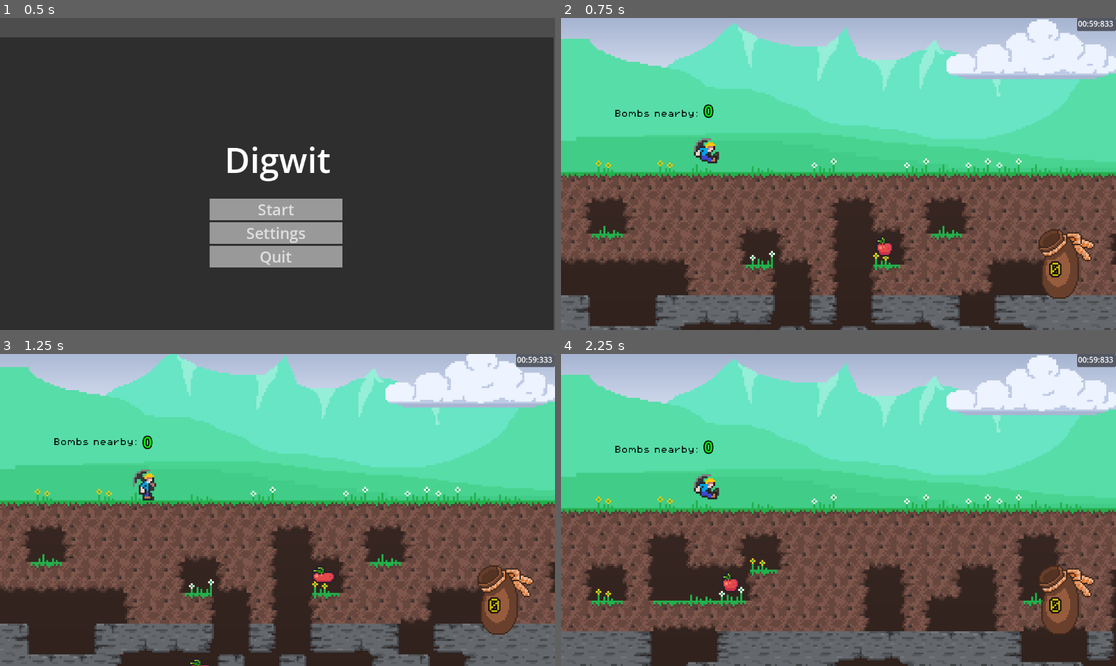
Above: before the commit, frames 1-4 (two rows, left to right).
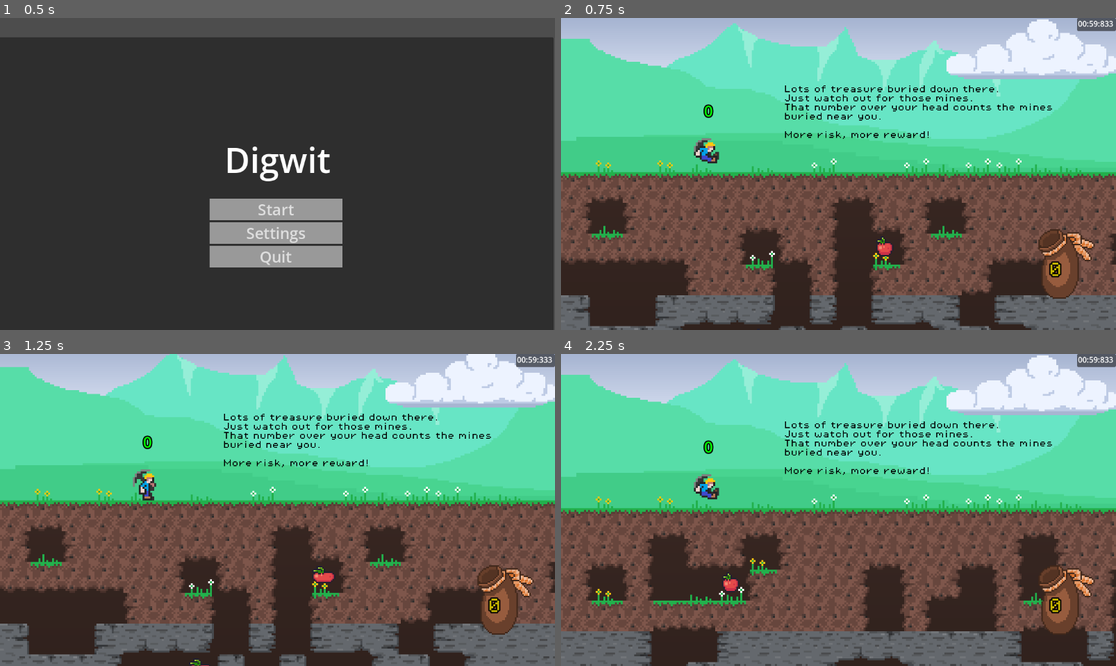
Above: after the commit, the same moments.

Repository: d-v-b/ld58
Game: Godot game, scene res://scenes/main_menu.tscn
The game is run twice, just before and just after one commit, with the same random seed, the same clock (stepped at 60 frames per second) and the same inputs.
Inputs (mouse positions are in pixels of both pictures, inside the frame that each line leads up to):
- Up to frame 1 (0.5 s): no input
- Up to frame 2 (0.75 s): click "Start" at 0.5 s
- Up to frame 3 (1.25 s): no input
- Up to frame 4 (2.25 s): tap Enter at 1.25 s; move the mouse to (960, 494) at 1.27 s; hold D (move_right) 1.28-2 s; tap X (action_die) at 1.35 s; click (960, 494) at 1.42 s; tap Space (action_jump) at 1.52 s; click "Play again" at 2 s

Frame 1 is identical in both runs. In frame 2, 1.3% of the frame differs, in the area x 9-89%, y 21-39%; in frame 3, 1.3%, in the area x 9-89%, y 19-37%; in frame 4, 1.3%.

Commit message:
add text that explains your purpose

Diff:
--- a/Collector/scenes/game.tscn
+++ b/Collector/scenes/game.tscn
@@ -345,11 +345,17 @@
 shape = SubResource("WorldBoundaryShape2D_vtaks")
 
 [node name="Label" type="Label" parent="."]
-offset_left = 111.0
-offset_top = -129.0
-offset_right = 463.0
-offset_bottom = -93.0
+offset_left = 463.0
+offset_top = -180.0
+offset_right = 1021.0
+offset_bottom = -50.0
 theme_override_colors/font_color = Color(0, 0, 0, 1)
 theme_override_fonts/font = ExtResource("10_vtaks")
 theme_override_font_sizes/font_size = 16
-text = "Bombs nearby:"
+text = "Lots of treasure buried down there.
+Just watch out for those mines.
+That number over your head counts the mines
+buried near you.
+
+More risk, more reward!
+"
Not shown: 1 places in Collector/scenes/game.tscn that only renumber resources
